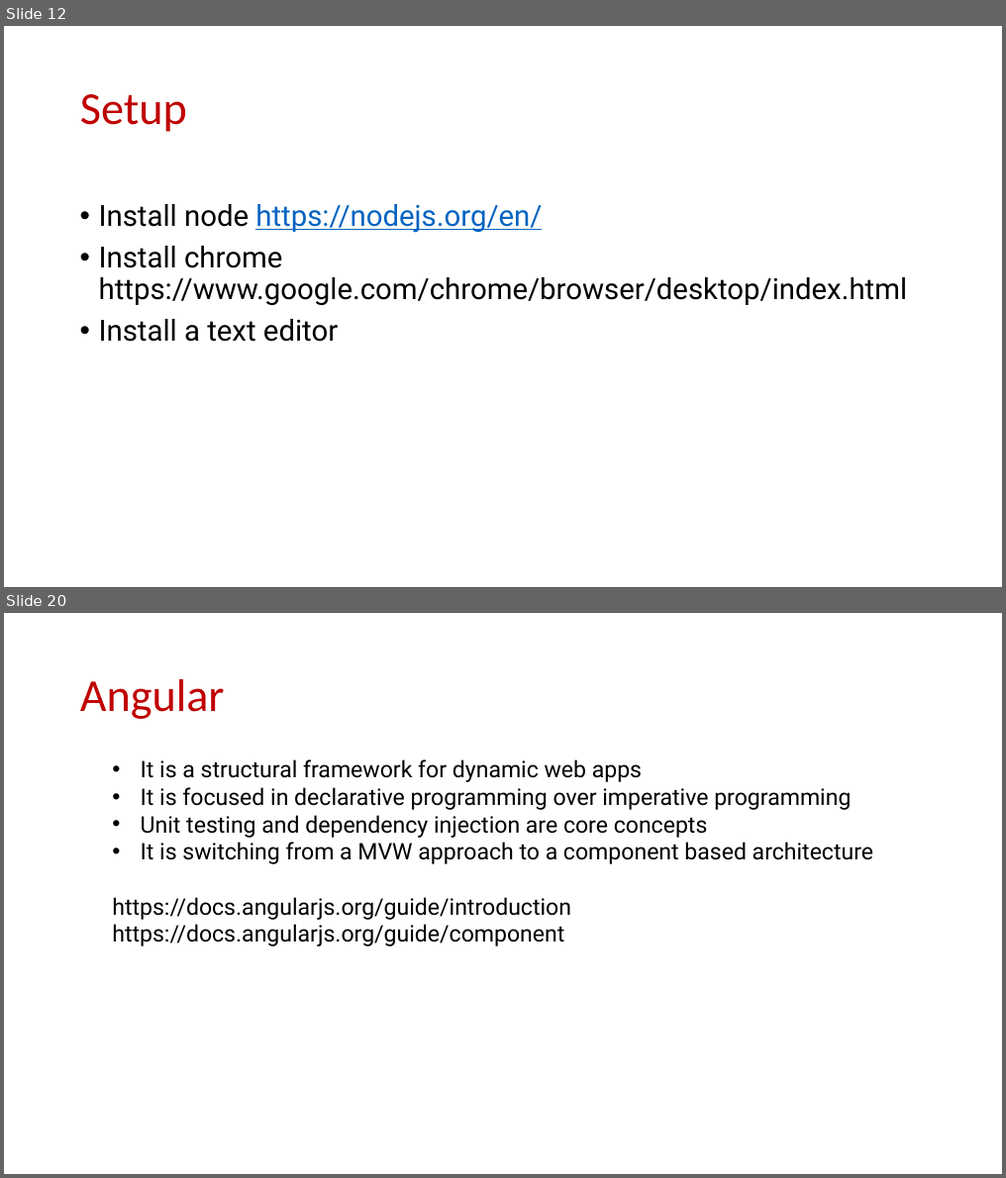
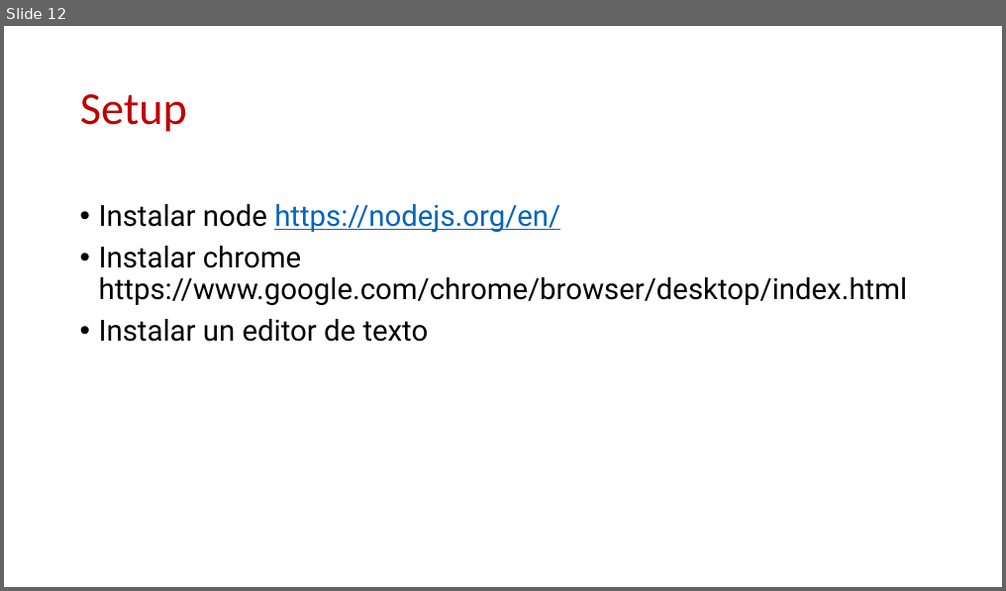
Before and after one commit to Robert-Freire/Introduction, a slide deck: resume.pptx. Shown one above the other, each under a label of ours: slides 12 and 20 before the commit, slide 12 after it; the slides between them are not shown. The pictures are 1006x1178 and 1006x591 pixels, drawn with LibreOffice and Linux fonts; fonts in the diff are those of the drawing; background and template pictures are left out. Boxes give left, top, right and bottom in pixels: in the first picture for what was removed or moved away, otherwise in the second. Text is boxed around its words. In the diff, an @@ line names an element or a change of style, - is before the commit and + after.

```diff
--- a/resume.pptx
+++ b/resume.pptx
@@ slide 20 removed at [4,613,1002,1174], background #FFFFFF @@
@@ title removed at [80,679,225,719] @@
-Angular
@@ text removed at [112,760,873,947] @@
-• It is a structural framework for dynamic web apps
-• It is focused in declarative programming over imperative programming
-• Unit testing and dependency injection are core concepts
-• It is switching from a MVW approach to a component based architecture
-https://docs.angularjs.org/guide/introduction
-https://docs.angularjs.org/guide/component
@@ slide 12 changed as well @@
@@ text at [99,204,908,342]: text changed @@
-• Install node https://nodejs.org/en/
-• Install chrome https://www.google.com/chrome/browser/desktop/index.html
-• Install a text editor
+• Instalar node https://nodejs.org/en/
+• Instalar chrome https://www.google.com/chrome/browser/desktop/index.html
+• Instalar un editor de texto
```
Also in this commit, not shown: 4 other slides changed, 19 slides added, 23 other slides removed, 3 other files.
